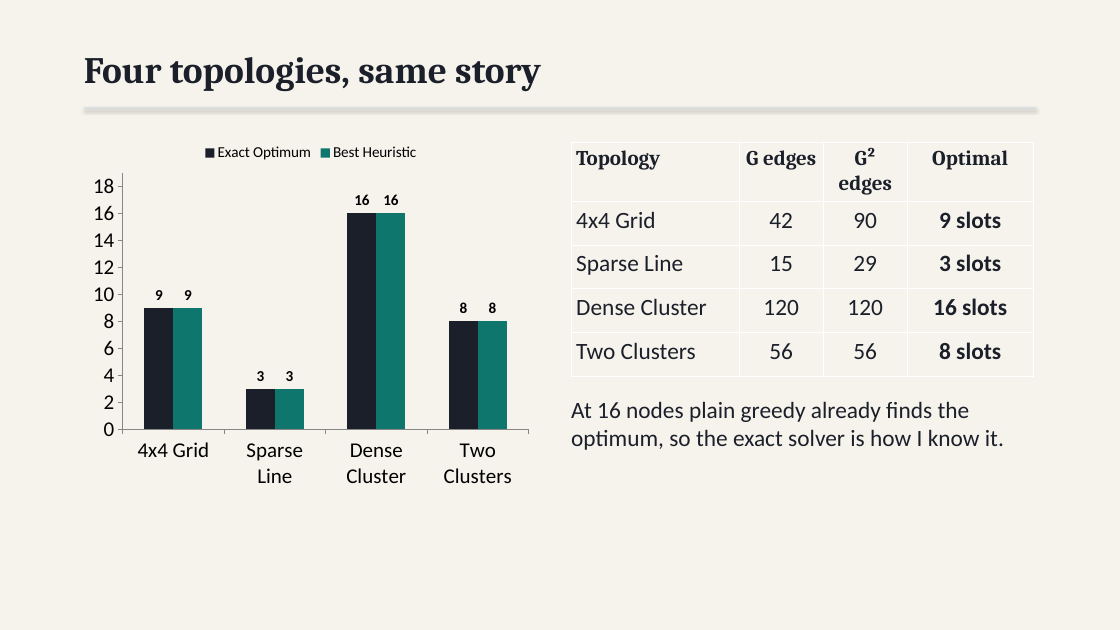
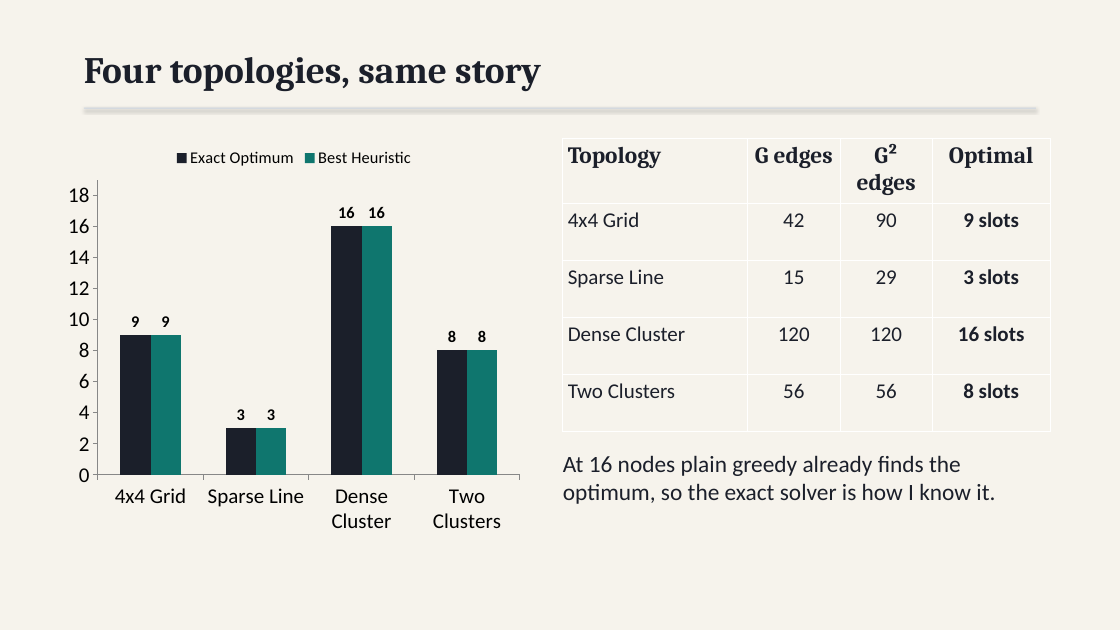
Before and after one commit to athishio/tdma-schedule-optimizer, a slide deck: slide 7 of docs/presentation.pptx. Drawn at 1120x630 pixels with LibreOffice and Linux fonts; fonts in the diff are those of the drawing. Boxes give left, top, right and bottom in pixels: in the first picture for what was removed or moved away, otherwise in the second. Text is boxed around its words. In the diff, an @@ line names an element or a change of style, - is before the commit and + after.

```diff
--- a/docs/presentation.pptx
+++ b/docs/presentation.pptx
@@ column chart at (59,139,529,542) @@
@@ data labels of Exact Optimum changed @@
@@ data labels of Best Heuristic changed @@
@@ legend changed @@
@@ column chart: place and size @@
-column chart at (84,134,538,496)
+column chart at (59,139,529,542)
@@ table at (563,139,1050,424) @@
@@ size 18 to 20 pt in "Topology", "G edges", "G² edges", "Optimal" @@
@@ size 20 to 18 pt in "4x4 Grid", "42", "90", "9 slots" and 12 more places @@
@@ table: place and size @@
-table at (571,143,1033,363)
+table at (563,139,1050,424)
@@ text "At 16 nodes plain greedy ...": place and size @@
-text "At 16 nodes plain greedy ..." at (571,401,1004,450)
+text "At 16 nodes plain greedy ..." at (563,455,995,504)
```
Also in this commit, not shown: 7 other slides changed, 4 other files.
